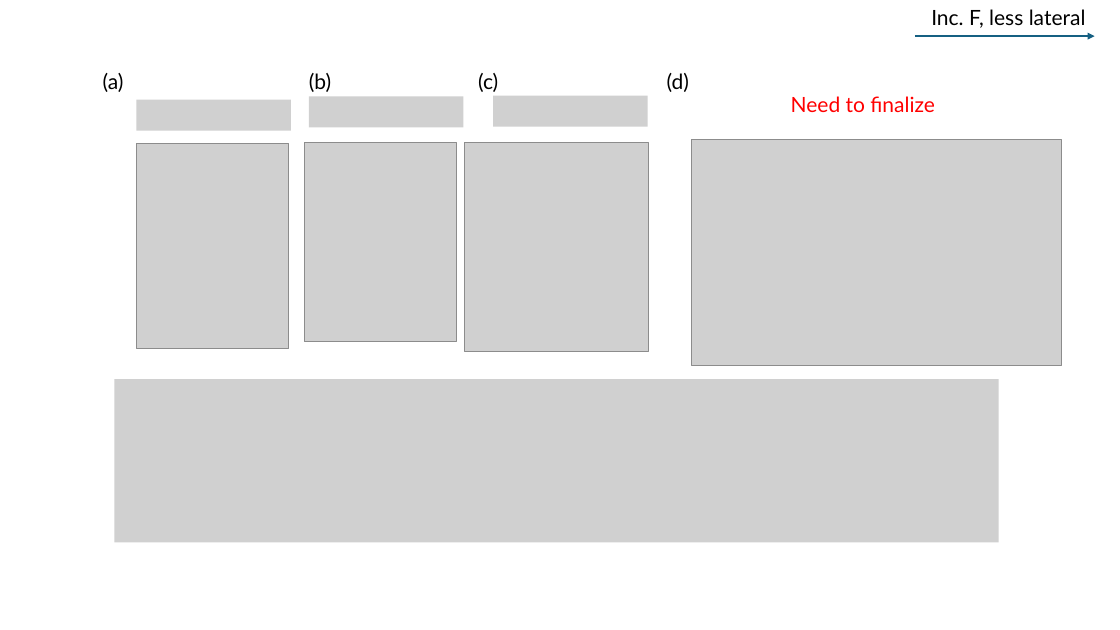
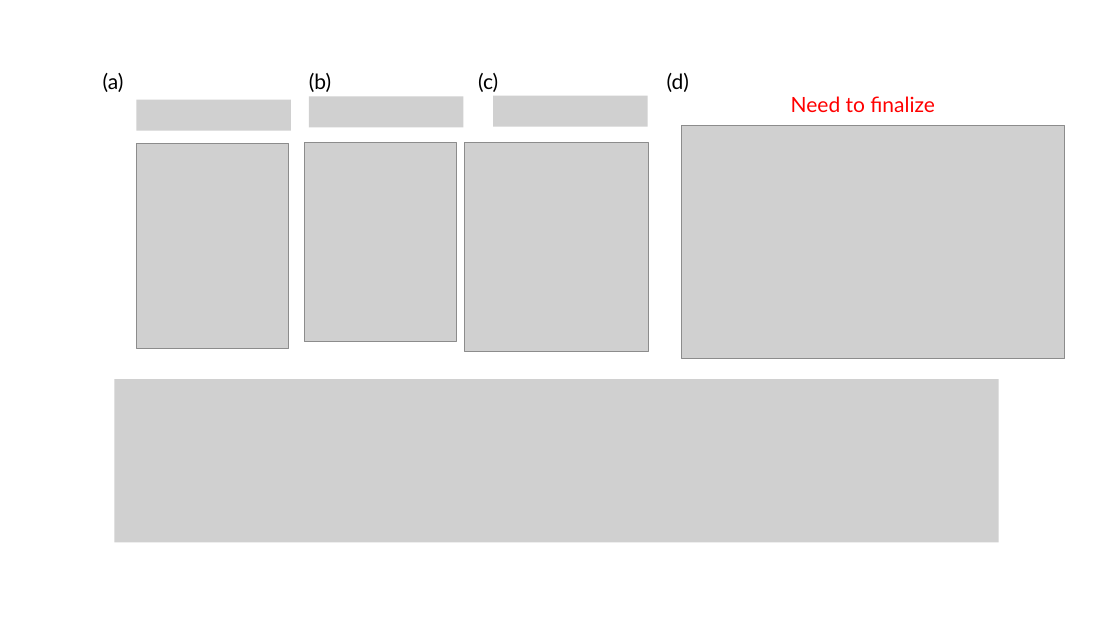
Before and after one commit to tyokokur/presentations, a slide deck: slide 7 of SYSG3_paper.pptx. Drawn at 1120x630 pixels with LibreOffice and Linux fonts; fonts in the diff are those of the drawing; grey boxes stand for pictures. Boxes give left, top, right and bottom in pixels: in the first picture for what was removed or moved away, otherwise in the second. Text is boxed around its words. In the diff, an @@ line names an element or a change of style, - is before the commit and + after.

```diff
--- a/SYSG3_paper.pptx
+++ b/SYSG3_paper.pptx
@@ text removed at <box>931,9,1086,28</box> @@
-Inc. F, less lateral
@@ arrow removed from (915, 36) to (1095, 36) @@
@@ picture: place and size @@
-picture at <box>692,139,1062,365</box>
+picture at <box>682,125,1065,359</box>
```
Also in this commit, not shown: 3 other slides changed.
